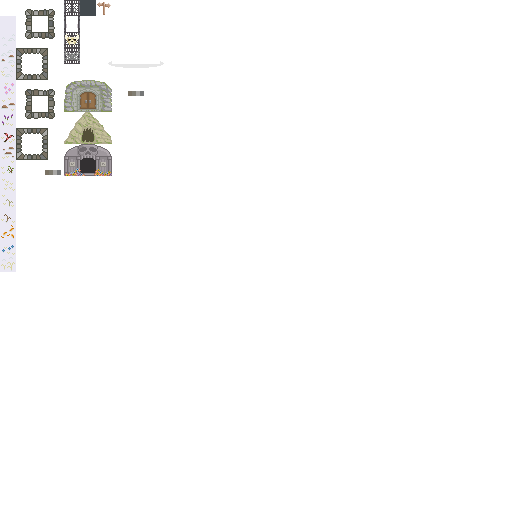
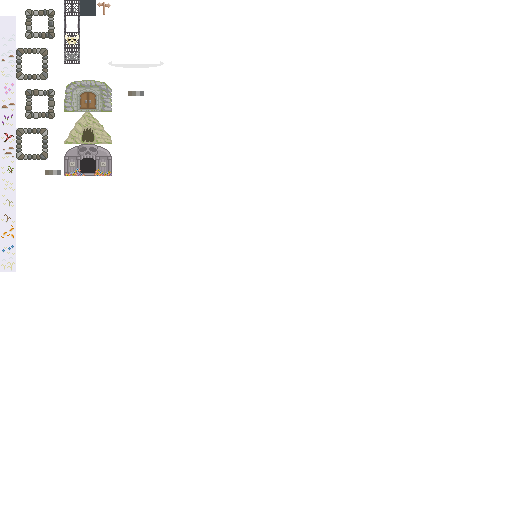
Comparing the layer stacks of the two w=512, h=512 images. Changes:
painted on "tiles" over left=16, top=10, right=54, bottom=160
